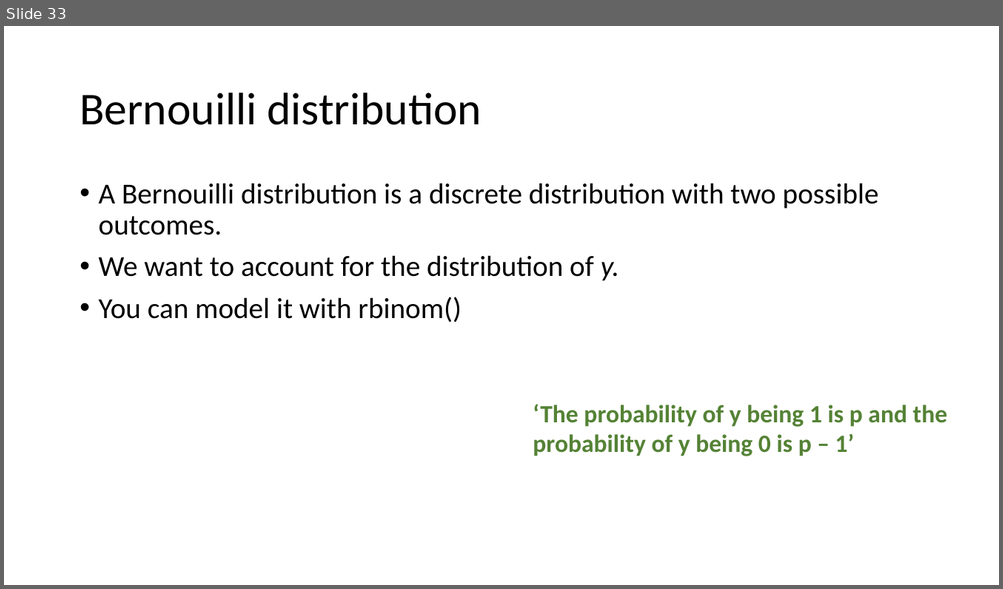
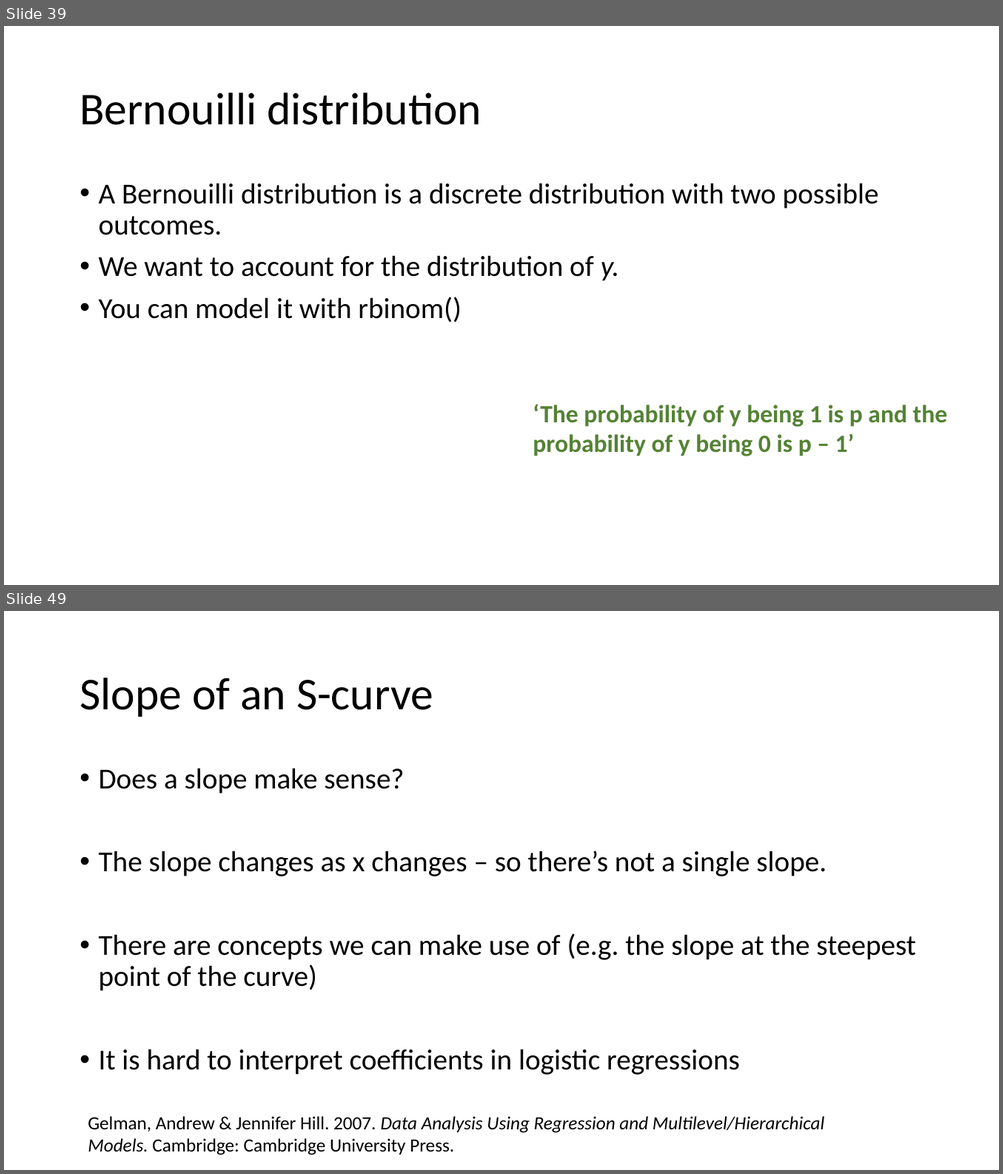
Before and after one commit to ajrtallman/StatisticsinLinguistics_FSU_2023_2024, a slide deck: 02_slides/Statistics for linguists 2023-12-06.odp. Shown one above the other, each under a label of ours: slide 33 before the commit, slides 39 and 49 after it; the slides between them are not shown. The pictures are 1003x589 and 1003x1174 pixels, drawn with LibreOffice and Linux fonts; fonts in the diff are those of the drawing. Boxes give left, top, right and bottom in pixels: in the first picture for what was removed or moved away, otherwise in the second. Text is boxed around its words. In the diff, an @@ line names an element or a change of style, - is before the commit and + after.

```diff
--- a/02_slides/Statistics for linguists 2023-12-06.odp
+++ b/02_slides/Statistics for linguists 2023-12-06.odp
@@ slide 49 added at <box>4,611,999,1170</box>, background #FFFFFF @@
@@ title added at <box>79,678,433,717</box>, 44 pt, text #000000 @@
+Slope of an S-curve
@@ text added at <box>99,768,916,1075</box>, 28 pt, text #000000 @@
+• Does a slope make sense?
+• The slope changes as x changes – so there’s not a single slope.
+• There are concepts we can make use of (e.g. the slope at the steepest point of the curve)
+• It is hard to interpret coefficients in logistic regressions
@@ text added at <box>88,1116,825,1156</box>, 18 pt, text #000000 @@
+Gelman, Andrew & Jennifer Hill. 2007. Data Analysis Using Regression and Multilevel/Hierarchical Models. Cambridge: Cambridge University Press.
@@ what was slide 33 is now slide 39 @@
```
Also in this commit, not shown: 1 slide changed, 27 other slides added, 2 slides removed.
